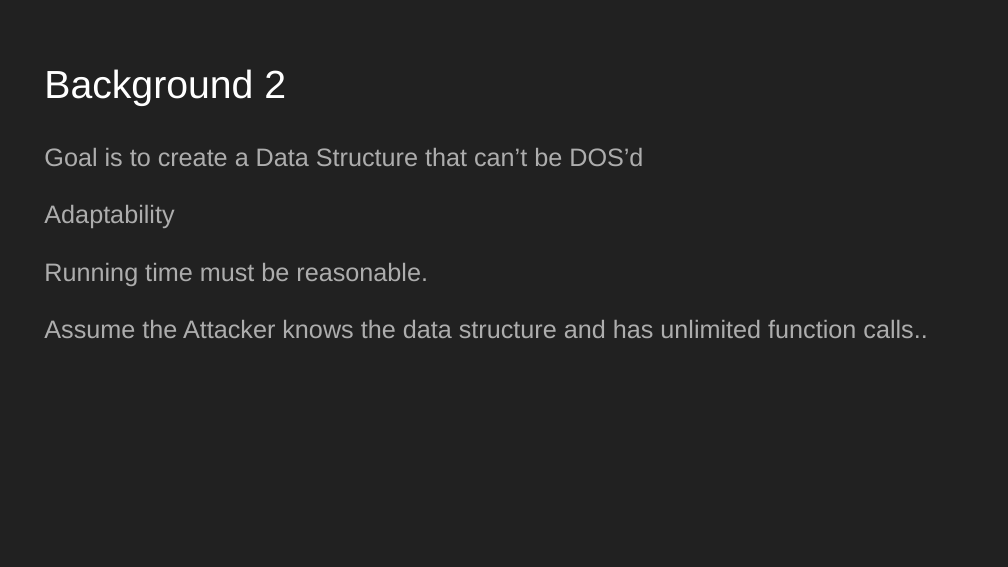
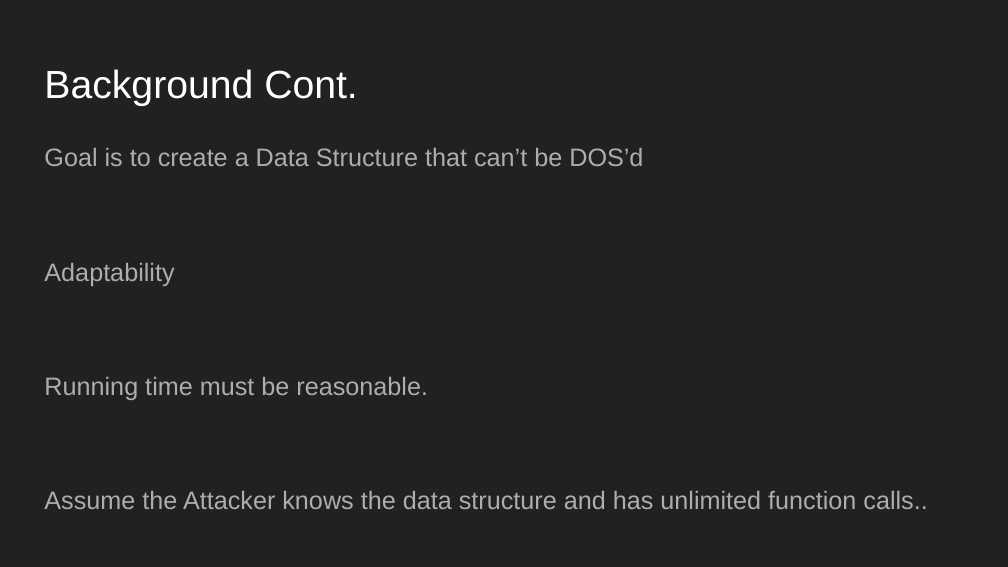
Before and after one commit to JSoddy/432-team10-project, a slide deck: slide 3 of Video/Final Video.pptx. Drawn at 1008x567 pixels with LibreOffice and Linux fonts; fonts in the diff are those of the drawing. Boxes give left, top, right and bottom in pixels: in the first picture for what was removed or moved away, otherwise in the second. Text is boxed around its words. In the diff, an @@ line names an element or a change of style, - is before the commit and + after.

```diff
--- a/Video/Final Video.pptx
+++ b/Video/Final Video.pptx
@@ title at [44,69,358,106]: text changed @@
-Background 2
+Background Cont.
@@ text "Goal is to create a ..." rewrapped from [44,148,927,338] to [44,148,927,509] @@
```
Also in this commit, not shown: 7 other slides changed, 16 slides added, 17 slides removed.
